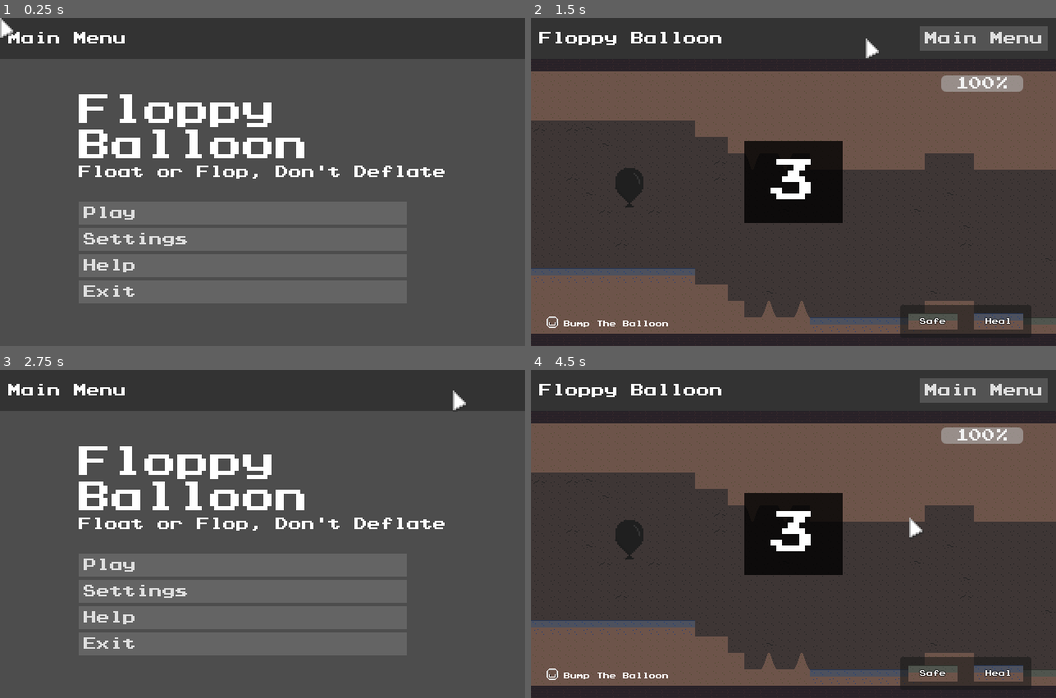
Above: before the commit, frames 1-4 (two rows, left to right).
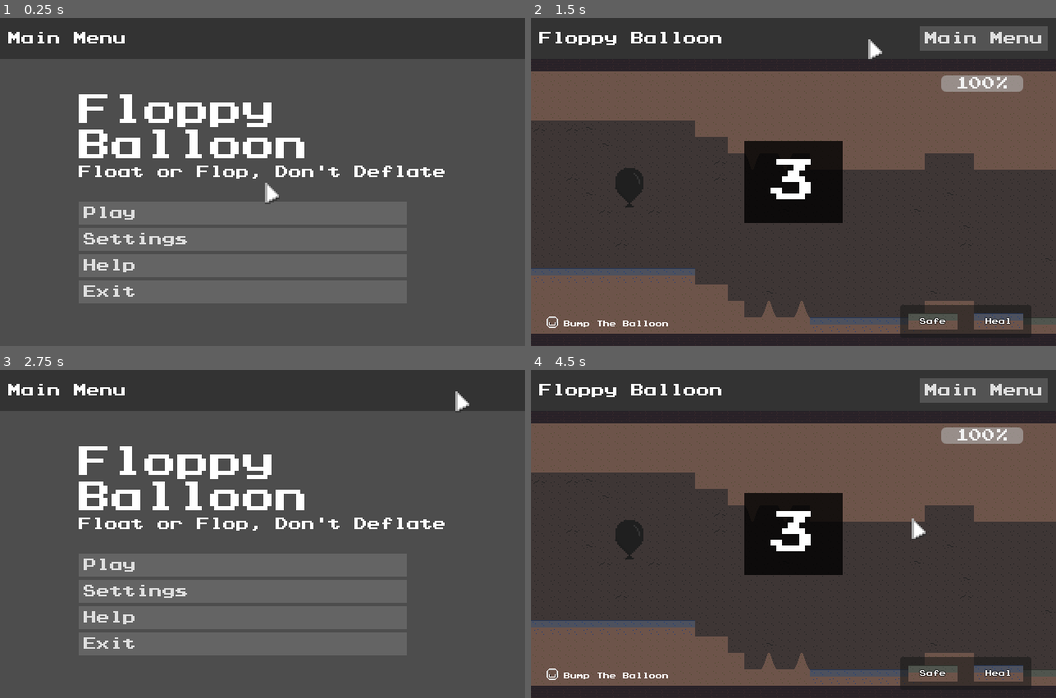
Above: after the commit, the same moments.

Repository: omniuni/Godot_Scroller_Floppy_Balloon
Game: Godot game, scene res://Scenes/screen_menu.tscn
The game is run twice, just before and just after one commit, with the same random seed, the same clock (stepped at 60 frames per second) and the same inputs. Sound files missing from this copy of the repository are replaced by a short silence.
Inputs (mouse positions are in pixels of both pictures, inside the frame that each line leads up to):
- Up to frame 1 (0.25 s): no input
- Up to frame 2 (1.5 s): click "Play" at 0.5 s; click "Start" at 1.25 s
- Up to frame 3 (2.75 s): click "Main Menu" at 2 s
- Up to frame 4 (4.5 s): click "Play" at 2.75 s; click "Start" at 3.5 s; tap Enter at 4.25 s; move the mouse to (909, 517) at 4.27 s; tap Space (Bump) at 4.35 s; click (909, 517) at 4.42 s

The runs differ from the first frame. In frame 1, 0.2% of the frame differs, in the area x 0-54%, y 0-57%; in frame 2, 0.1%; in frame 3, 0.1%; in frame 4, 0.1%.

Commit message:
various bug fixes

Diff:
--- a/Scenes/screen_settings.tscn
+++ b/Scenes/screen_settings.tscn
@@ -83,6 +83,7 @@
 
 [node name="DifficultyOptions" type="OptionButton" parent="CenterContainer/GridContainer"]
 layout_mode = 2
+mouse_filter = 1
 selected = 1
 item_count = 3
 popup/item_0/text = "Gentle"
--- a/Scenes/ui_cursor.tscn
+++ b/Scenes/ui_cursor.tscn
@@ -4,11 +4,15 @@
 [ext_resource type="Script" uid="uid://dkhu06wqu6wod" path="res://Scripts/ui_cursor.gd" id="2_1k5ha"]
 
 [node name="UiCursor" type="Node2D"]
-z_index = 1000
+process_mode = 3
+z_index = 4096
 z_as_relative = false
 script = ExtResource("2_1k5ha")
 
-[node name="Sprite2D" type="Sprite2D" parent="."]
+[node name="CanvasLayer" type="CanvasLayer" parent="."]
+layer = 10000
+
+[node name="Sprite2D" type="Sprite2D" parent="CanvasLayer"]
 position = Vector2(9, 13)
 scale = Vector2(2, 2)
 texture = ExtResource("1_83pwg")
--- a/Scripts/ui_cursor.gd
+++ b/Scripts/ui_cursor.gd
@@ -1,13 +1,13 @@
 extends Node2D
 
+@onready var sprite: Sprite2D = $CanvasLayer/Sprite2D
+
 func _ready() -> void:
-	Input.set_use_accumulated_input(false)
 	Input.mouse_mode = Input.MOUSE_MODE_HIDDEN
 	pass
 
-func _input(event):
-	if event is InputEventMouseMotion:
-		position = event.position
+func _process(_delta: float) -> void:
+	sprite.global_position = get_viewport().get_mouse_position()+(sprite.get_rect().size/2)+Vector2(8,8)
 	pass
 
 func _exit_tree():
--- a/project.godot
+++ b/project.godot
@@ -31,7 +31,6 @@
 window/size/viewport_width=640
 window/size/viewport_height=400
 window/stretch/mode="viewport"
-window/stretch/scale_mode="integer"
 
 [editor_plugins]
 
